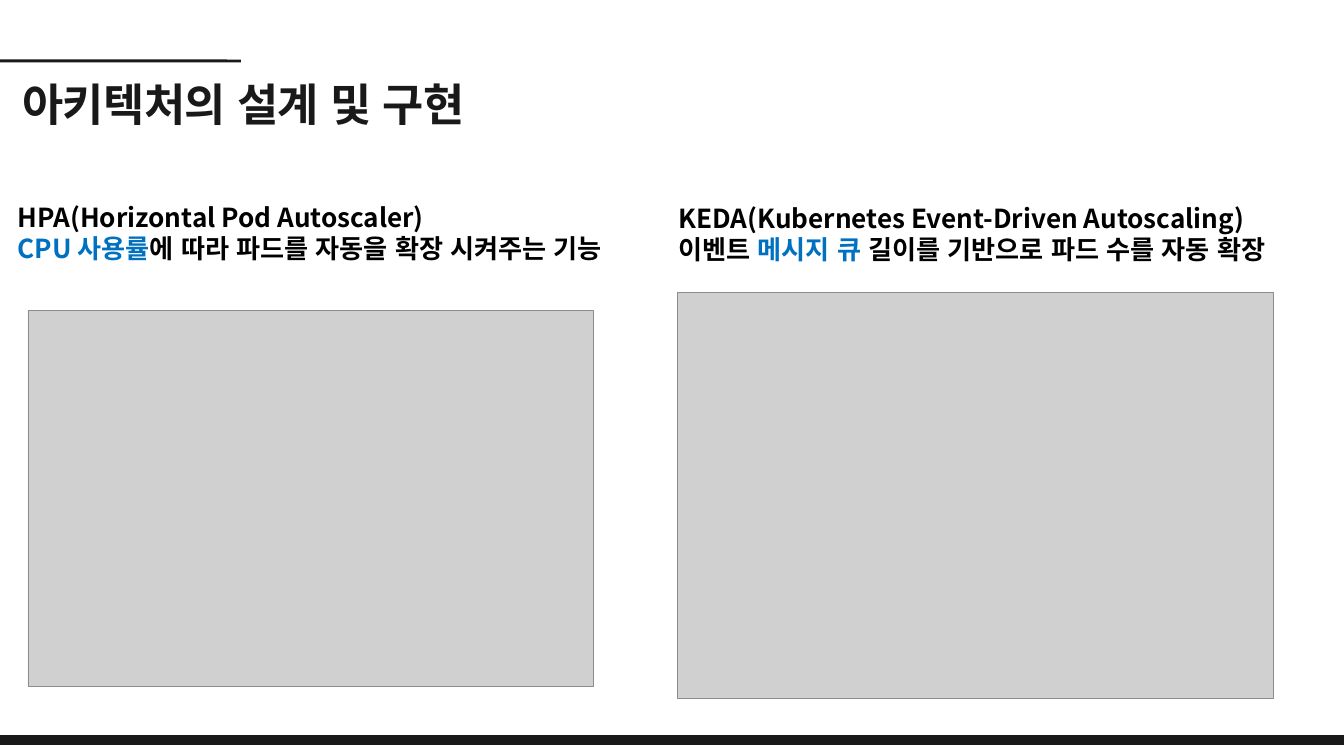
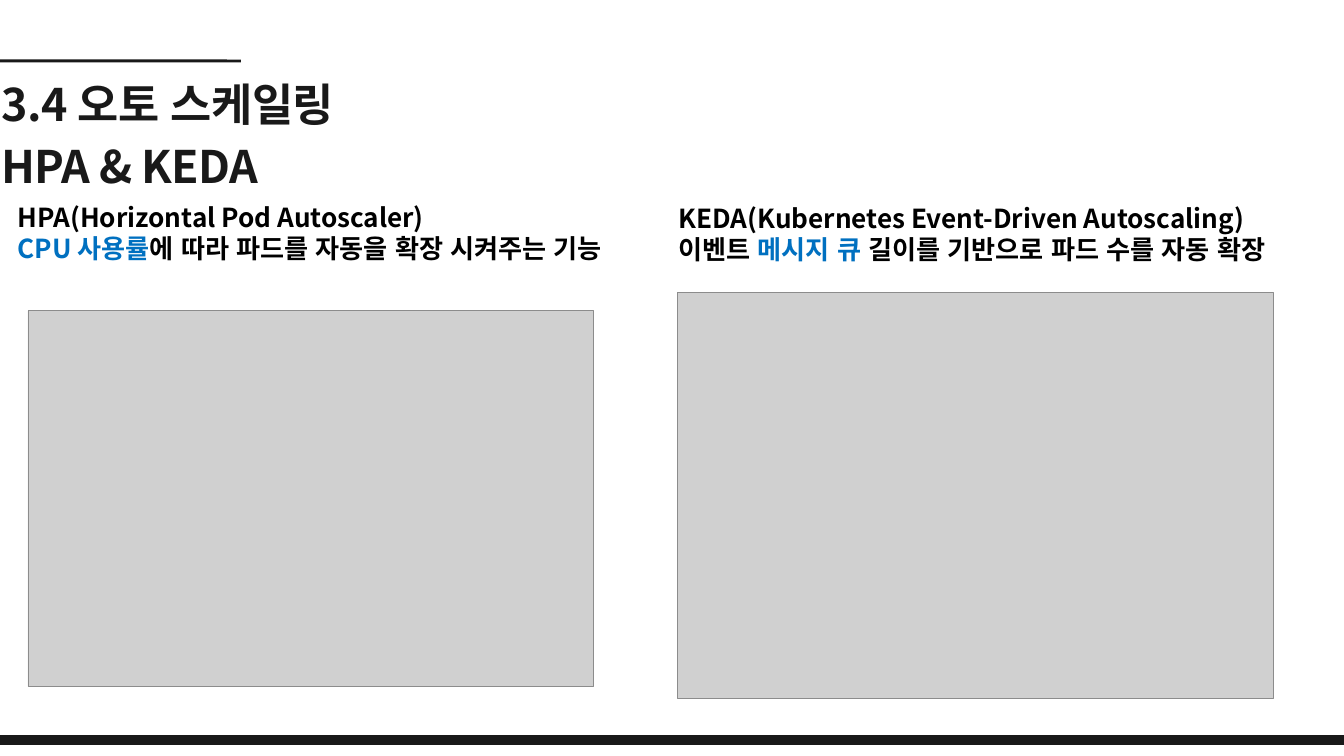
Before and after one commit to dbehdrbs0806/4rd_1sem, a slide deck: slide 16 of GraduationGuidance/20204077_유동균_논문발표ppt.pptx (slide 9 before the commit). Drawn at 1344x756 pixels with LibreOffice and Linux fonts; fonts in the diff are those of the drawing; grey boxes stand for pictures. Boxes give left, top, right and bottom in pixels: in the first picture for what was removed or moved away, otherwise in the second. Text is boxed around its words. In the diff, an @@ line names an element or a change of style, - is before the commit and + after.

```diff
--- a/GraduationGuidance/20204077_유동균_논문발표ppt.pptx
+++ b/GraduationGuidance/20204077_유동균_논문발표ppt.pptx
@@ text at <box>2,83,334,183</box>: text changed @@
-아키텍처의 설계 및 구현
+3.4 오토 스케일링
+HPA & KEDA
```
Also in this commit, not shown: 5 other slides changed, 11 slides added, 7 slides removed, 3 other files.
